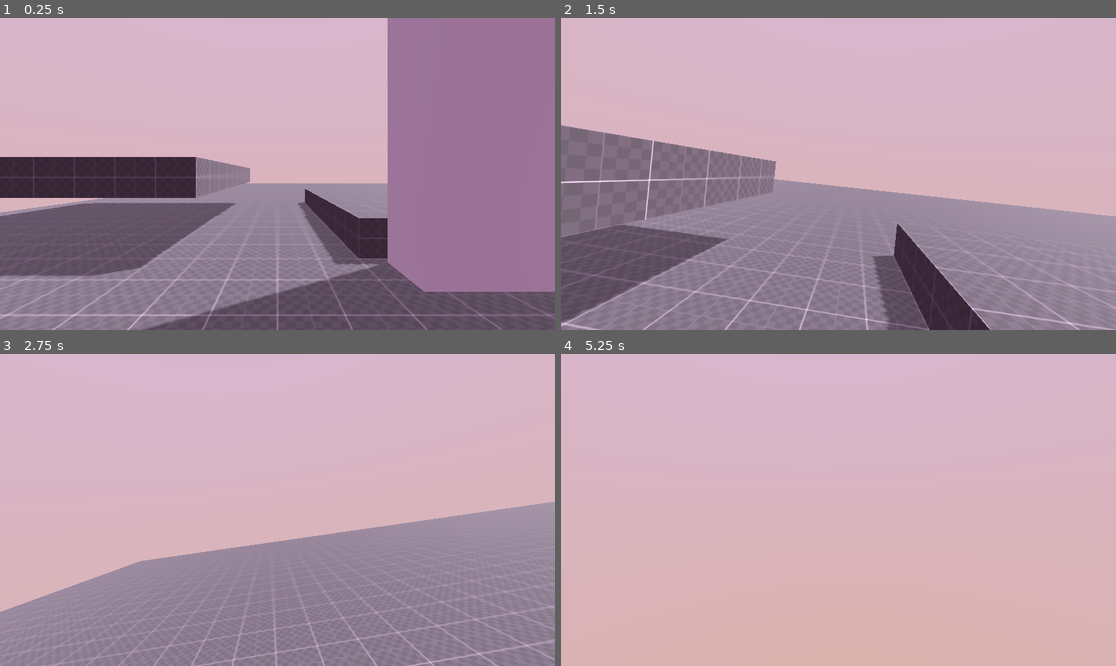
Above: before the commit, frames 1-4 (two rows, left to right).
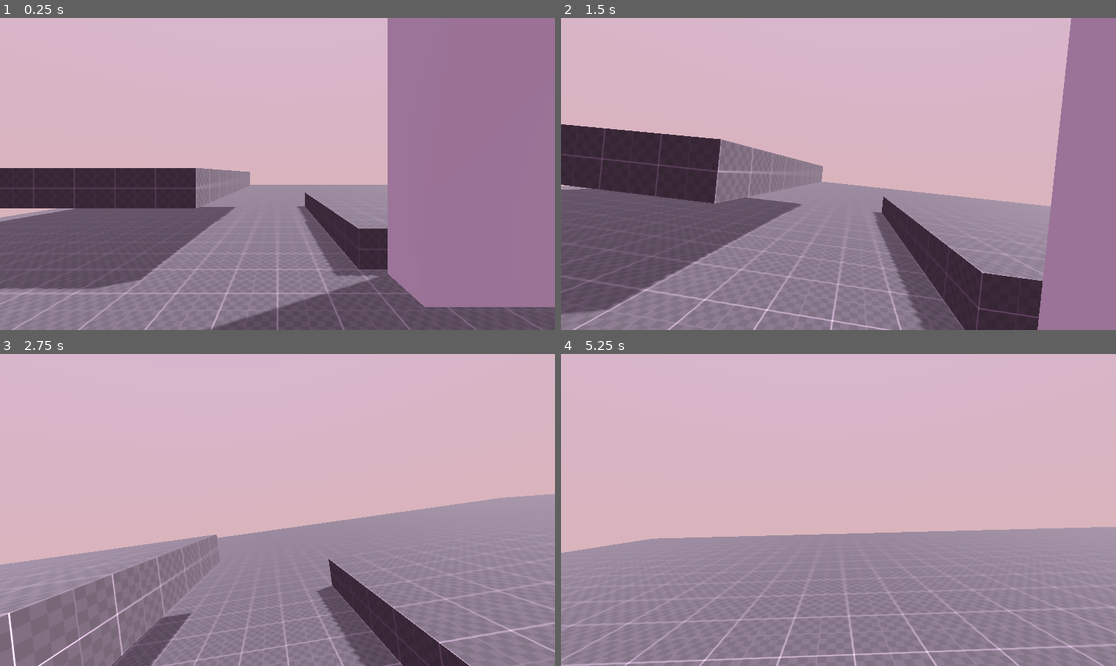
Above: after the commit, the same moments.

Repository: JhanosC/Borrowed-Time-PDJ
Game: Godot game, scene res://node_3d.tscn
Same seed, same stepped clock (60 frames per second), same inputs: the game is played once before the commit and once after it.
Inputs (mouse positions are in pixels of both pictures, inside the frame that each line leads up to):
- Up to frame 1 (0.25 s): no input
- Up to frame 2 (1.5 s): move the mouse to (866, 174) at 0.52 s; hold Space (jump) 0.53-1.28 s; hold W (move_forward) from 0.53 s (still down); tap E (interact) at 0.6 s; move the mouse to (810, 174) at 1.27 s; tap Space (jump) at 1.35 s
- Up to frame 3 (2.75 s): keep holding W (move_forward); tap Space (jump) at 1.52, 1.82 s; tap E (interact) at 1.55, 2.1 s; move the mouse to (288, 503) at 2.02 s; hold Space (jump) from 2.03 s (still down)
- Up to frame 4 (5.25 s): keep holding W (move_forward); move the mouse to (832, 516) at 2.77 s; release Space (jump) at 2.78 s; click (832, 516) at 2.85 s; tap Space (jump) at 3.02, 3.32, 4.35, 4.52, 4.82 s; tap E (interact) at 3.05, 3.6, 4.55, 5.1 s; move the mouse to (877, 513) at 3.52 s; hold Space (jump) 3.53-4.28 s; move the mouse to (794, 506) at 4.27 s; move the mouse to (844, 510) at 5.02 s; hold Space (jump) from 5.03 s (still down)

The runs differ from the first frame. In frame 1, 10% of the frame differs, in the area x 0-100%, y 44-100%; in frame 2, 27%; in frame 3, 16%; in frame 4, 42%, in the area x 0-100%, y 55-100%.

Commit message:
Logica de movimento nova

Diff:
--- a/ASSETS/controllers/scripts/player_controller.gd
+++ b/ASSETS/controllers/scripts/player_controller.gd
@@ -1,10 +1,22 @@
 extends CharacterBody3D
 
 @export_subgroup("Properties")
-@export var movement_speed := 10
 @export var jump_strength := 6.0
 @export var mouse_sensitivity = 700
 @export var auto_bhop := true
+const HEADBOB_MOVE_AMOUNT = 0.06
+const HEADBOB_FREQUENCY = 2.4
+var headbob_time := 0.0
+
+@export_subgroup("Movement Settings")
+@export var movement_speed := 10
+@export var ground_accel := 14.0
+@export var ground_decel := 10.0
+@export var ground_friction := 6.0
+
+@export var air_cap := 0.85
+@export var air_accel := 800.0
+@export var air_move_speed := 500.0
 
 var wish_dir := Vector3.ZERO
 
@@ -17,8 +29,6 @@
 
 var gravity := 0.0
 
-var jump_single := true
-
 @onready var camera = $CameraController/Camera3D
 @onready var raycast = $CameraController/Camera3D/RayCast3D
 
@@ -28,17 +38,51 @@
 		child.set_layer_mask_value(2, true)
 	Input.mouse_mode = Input.MOUSE_MODE_CAPTURED
 
+func _handle_air_physics(delta) -> void:
+	self.velocity.y -= ProjectSettings.get_setting("physics/3d/default_gravity") * delta
+
+	# Air movement from Source Engine
+	var cur_speed_in_wish_dir = self.velocity.dot(wish_dir)
+	var capped_speed = min((air_move_speed * wish_dir).length(), air_cap)
+	var add_speed_till_cap = capped_speed - cur_speed_in_wish_dir
+	if add_speed_till_cap > 0:
+		var accel_speed = air_accel * air_move_speed * delta
+		accel_speed = min(accel_speed, add_speed_till_cap)
+		self.velocity += accel_speed * wish_dir
+
+func _handle_ground_physics(delta) -> void:
+	var cur_speed_in_wish_dir = self.velocity.dot(wish_dir)
+	var add_speed_till_cap = movement_speed - cur_speed_in_wish_dir
+	if add_speed_till_cap > 0:
+		var accel_speed = ground_accel  * delta * movement_speed
+		accel_speed = min(accel_speed, add_speed_till_cap)
+		self.velocity += accel_speed * wish_dir
+
+	var control = max(self.velocity.length(), ground_decel)
+	var drop = control * ground_friction * delta
+	var new_speed = max(self.velocity.length() - drop, 0.0)
+	if self.velocity.length() > 0:
+		new_speed /= self.velocity.length()
+	self.velocity *= new_speed
+
+	_headbob_effect(delta)
+
 func _physics_process(delta):
 	#Handle functions
 	handle_controls(delta)
-	handle_gravity(delta)
+	if is_on_floor():
+		if Input.is_action_just_pressed("jump") or (auto_bhop and Input.is_action_pressed("jump")):
+			self.velocity. y = jump_strength
+		_handle_ground_physics(delta)
+	else:
+		_handle_air_physics(delta)
 
-	#Apply movement
-	var applied_velocity: Vector3
-	movement_velocity = transform.basis * movement_velocity #Move forward
-	applied_velocity = velocity.lerp(movement_velocity, delta * 10)
-	applied_velocity.y = -gravity
-	velocity = applied_velocity
+	##Apply movement
+	#var applied_velocity: Vector3
+	#wish_dir = transform.basis * wish_dir #Move forward
+	#applied_velocity = velocity.lerp(wish_dir, delta * 10)
+	#applied_velocity.y = -gravity
+	#velocity = applied_velocity
 
 	move_and_slide()
 
@@ -75,12 +119,10 @@
 	rotation_target.x = clamp(rotation_target.x, deg_to_rad(-90), deg_to_rad(90))
 
 	#Get direction
-	var input := Input.get_vector("move_left", "move_right", "move_forward", "move_backward")
-	movement_velocity = Vector3(input.x, 0, input.y).normalized() * movement_speed
+	var input_dir := Input.get_vector("move_left", "move_right", "move_forward", "move_backward").normalized()
+	#movement_velocity = Vector3(input_dir.x, 0, input_dir.y) * movement_speed
+	wish_dir = self.global_transform.basis * Vector3(input_dir.x, 0., input_dir.y)
 
-	#Jumping
-	if Input.is_action_just_pressed("jump"):
-		if(jump_single): action_jump()
 	#Interact with objects
 	action_interact()
 
@@ -88,18 +130,10 @@
 #	if Input.is_action_just_pressed("interact"):
 		return
 
-
-#Gravity
-
-func handle_gravity(delta):
-
-	gravity += 20 * delta
-
-	if gravity > 0 and is_on_floor():
-		jump_single = true
-		gravity = 0
-
-#Jumping logic
-
-func action_jump():
-	gravity = -jump_strength
+func _headbob_effect(delta):
+	headbob_time += delta * self.velocity.length()
+	$CameraController/Camera3D.transform.origin = Vector3(
+		cos(headbob_time * HEADBOB_FREQUENCY * 0.5) * HEADBOB_MOVE_AMOUNT,
+		sin(headbob_time * HEADBOB_FREQUENCY) * HEADBOB_MOVE_AMOUNT,
+		0
+	)
--- a/project.godot
+++ b/project.godot
@@ -65,6 +65,7 @@
 [physics]
 
 3d/physics_engine="Jolt Physics"
+3d/default_gravity=12.0
 
 [rendering]
 
